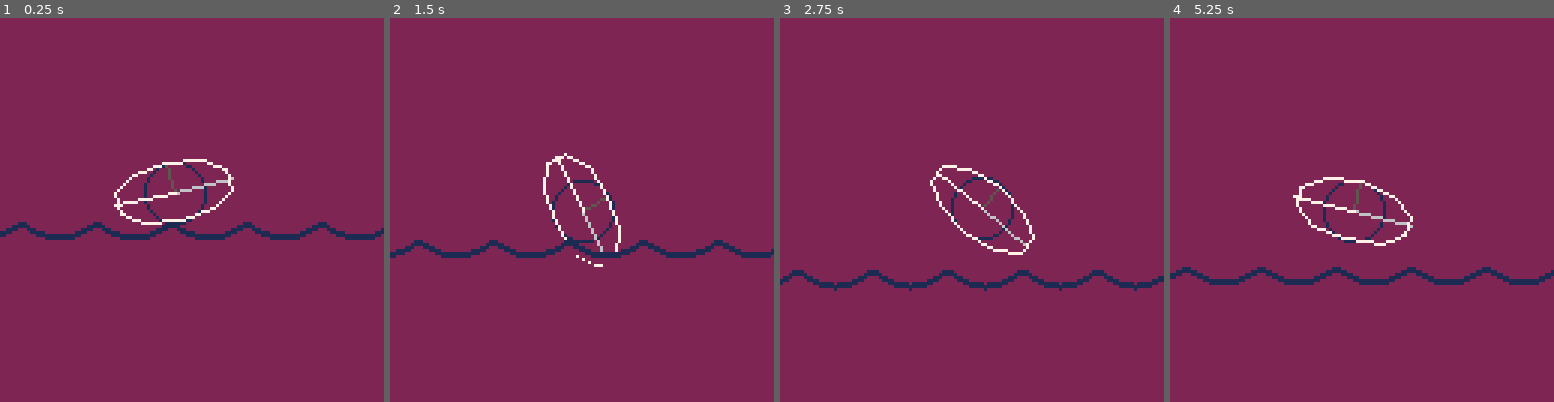
Above: before the commit, frames 1-4 (left to right).
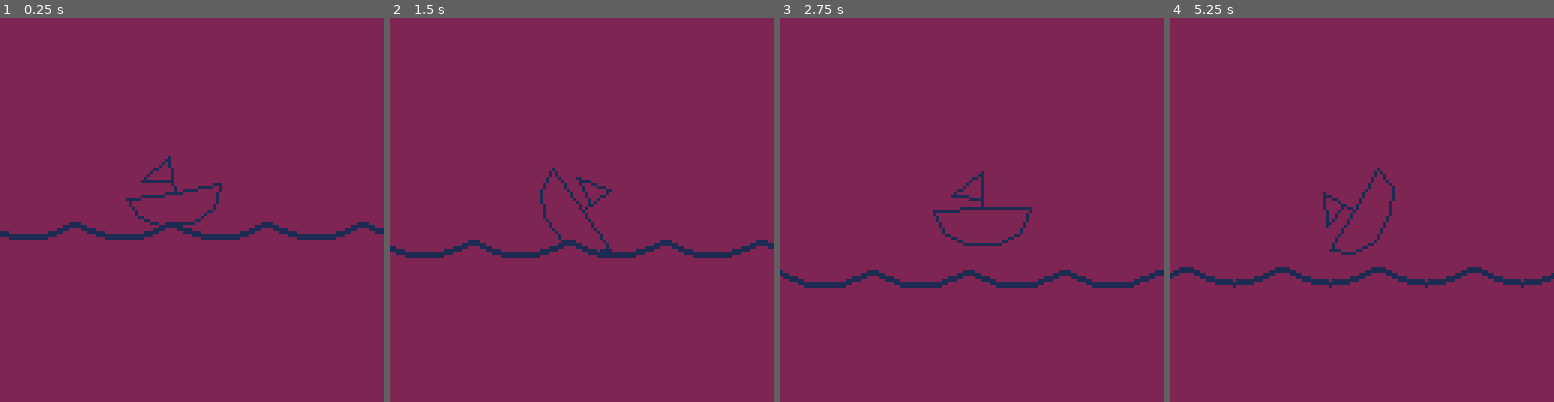
Above: after the commit, the same moments.

Repository: seleb/SimpleJam
Game: PICO-8 cartridge sailin.p8
The game is run twice, just before and just after one commit, with the same random seed, the same clock (stepped at 60 frames per second) and the same inputs.
Inputs:
- Up to frame 1 (0.25 s): no input
- Up to frame 2 (1.5 s): tap X (X key) at 0.33, 1.07 s; tap O (Z key) at 0.7 s
- Up to frame 3 (2.75 s): hold Right 1.6-2.1 s; tap O (Z key) at 1.7, 2.1, 2.5 s; tap X (X key) at 1.85 s; hold Up 2.15-2.42 s; hold Right from 2.47 s (still down)
- Up to frame 4 (5.25 s): tap O (Z key) every 0.4 s from 2.9 to 4.9 s; tap X (X key) at 2.97, 4.08, 5.2 s; release Right at 3.03 s; hold Left 3.08-3.58 s; hold Down 3.63-3.97 s; hold Right 4.02-4.68 s; hold Up 4.73-5.03 s; hold Left from 5.08 s (still down)

The runs differ from the first frame. In frame 1, 3.3% of the frame differs, in the area x 1-100%, y 35-58%; in frame 2, 3.2%; in frame 3, 3.3%; in frame 4, 3.4%, in the area x 0-100%, y 39-71%.

Commit message:
actual boat

Diff:
--- a/sailin.p8
+++ b/sailin.p8
@@ -66,8 +66,6 @@
 end
 
 function draw_boat()
- color(1)
- circ(player.x,player.y,10)
 
  local cpa = cos(player.a)
  local spa = sin(player.a)
@@ -76,8 +74,8 @@
  local prow ={}
  local aft = {}
 
- local w = 20
- local h = 10
+ local w = 16
+ local h = 12
 
  mast.x = player.x + cpa*h
  mast.y = player.y - spa*h
@@ -86,15 +84,21 @@
  aft.x = player.x - cos(player.a+0.25)*w
  aft.y = player.y + sin(player.a+0.25)*w
 
- color(5)
+ color(1)
  line(player.x,player.y,mast.x,mast.y)
- color(6)
  line(player.x,player.y,prow.x,prow.y)
- color(7)
  line(player.x,player.y,aft.x,aft.y)
 
-
- for a=0,1,0.1 do
+ -- sail
+ local sail = {}
+ sail.x1 = lerp(mast.x,aft.x,0.6)
+ sail.y1 = lerp(mast.y,aft.y,0.6)
+ sail.x2 = lerp(player.x,mast.x,0.3)
+ sail.y2 = lerp(player.y,mast.y,0.3)
+ line(mast.x,mast.y,sail.x1,sail.y1)
+ line(sail.x1,sail.y1,sail.x2,sail.y2)
+
+ for a=0.35,0.75,0.1 do
 
   local ca1 = h*cos(a-0.1)
 
@@ -113,6 +117,9 @@
   )
 
  end
+
+ --color(7)
+ --pset(player.x,player.y,0)
 end
 
 function draw_waves()
@@ -131,7 +138,7 @@
 end
 
 function wave(x)
- local w1 = sin((x+time()*3)/50)
+ local w1 = sin((x+time()*3)/64)
  return flr(abs(w1)*5)
 end
 __gfx__
